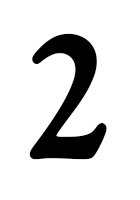
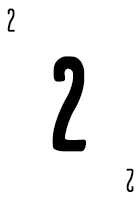
Layer changes from the first 140 x 200 image to the second:
added layer "2 copy" above "2" over [126, 168, 134, 193]
added layer "2" (1st of 2) above "2" over [7, 8, 15, 32]
painted on "2" (2nd of 2) over [29, 33, 107, 160]
